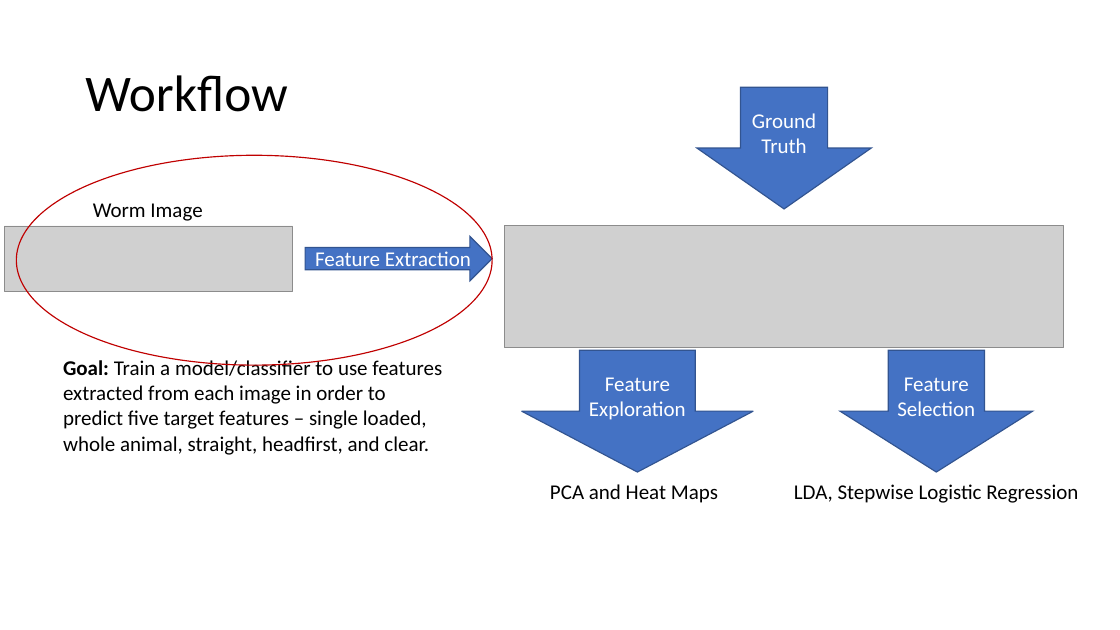
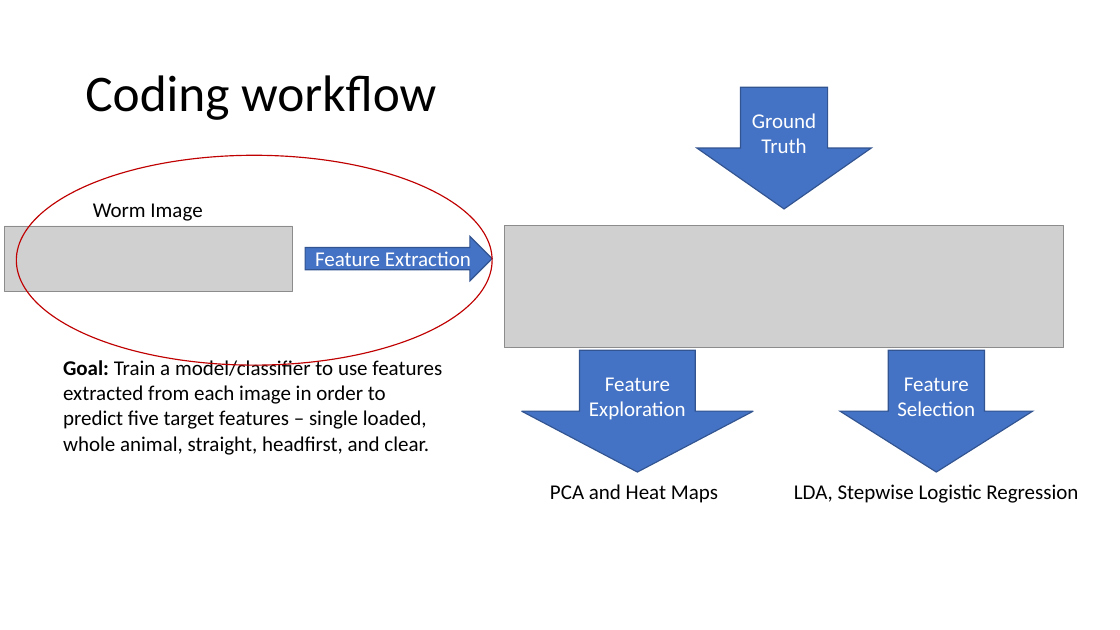
Before and after one commit to McGrathWormStuff/Image_Processing, a slide deck: slide 6 of Image Processing Presentation.pptx (slide 2 before the commit). Drawn at 1120x630 pixels with LibreOffice and Linux fonts; fonts in the diff are those of the drawing; grey boxes stand for pictures. Boxes give left, top, right and bottom in pixels: in the first picture for what was removed or moved away, otherwise in the second. Text is boxed around its words. In the diff, an @@ line names an element or a change of style, - is before the commit and + after.

```diff
--- a/Image Processing Presentation.pptx
+++ b/Image Processing Presentation.pptx
@@ title at box(85, 75, 436, 120): text changed @@
-Workflow
+Coding workflow
```
Also in this commit, not shown: 2 other slides changed, 3 slides added.
